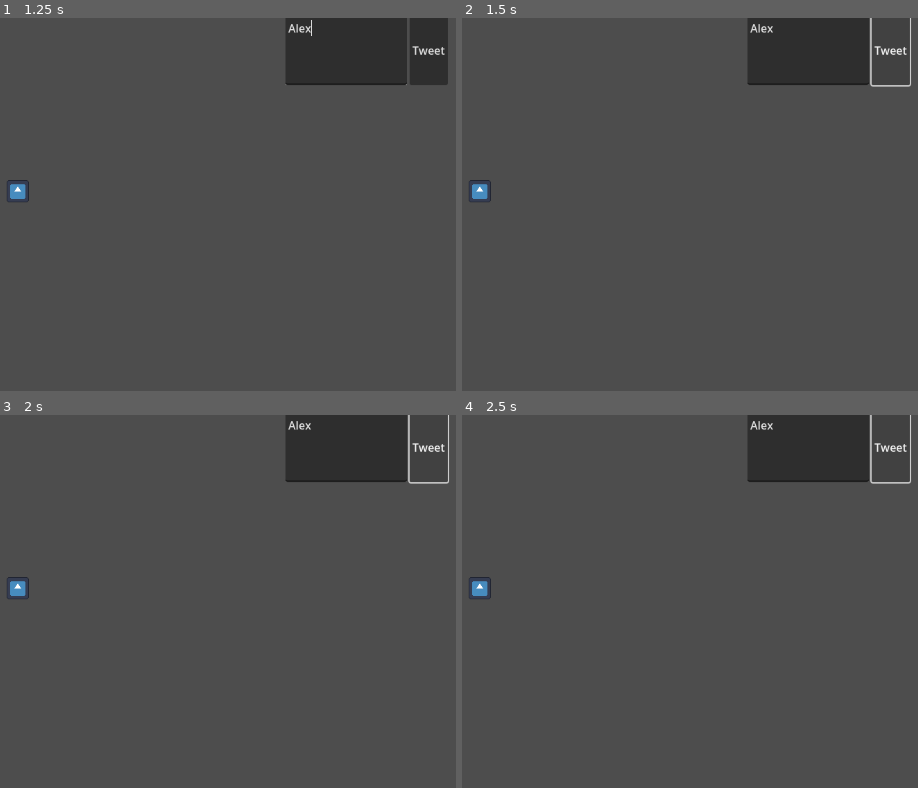
Above: before the commit, frames 1-4 (two rows, left to right).
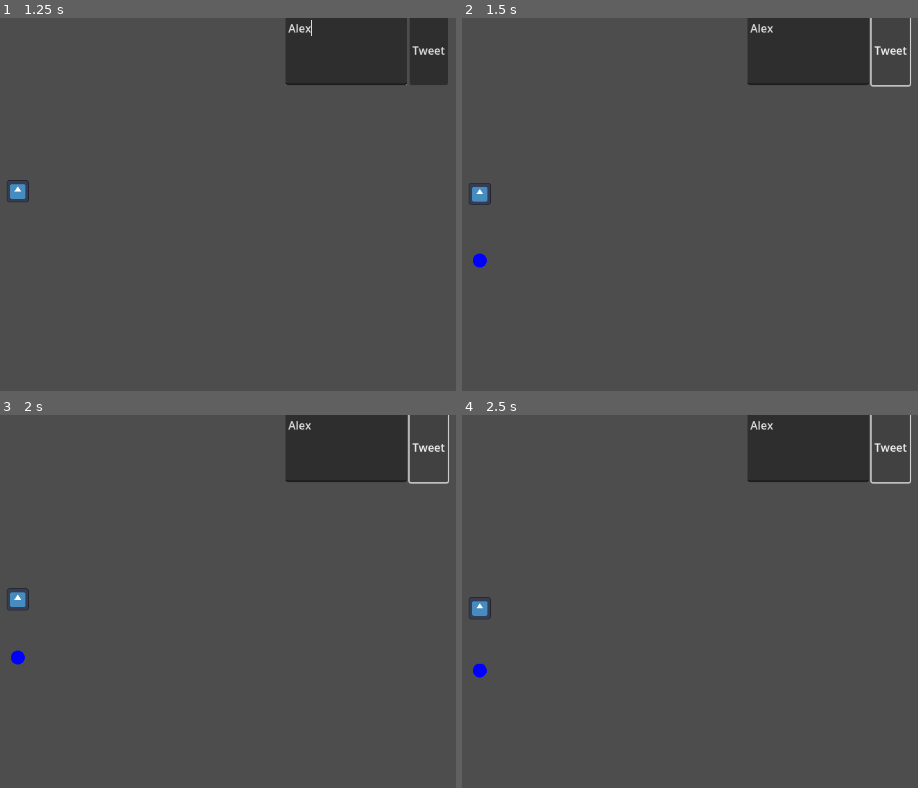
Above: after the commit, the same moments.

Repository: loiveli/FGJ2025
Game: Godot game, scene res://Root.tscn
Two runs of this game, one before a commit and one after it. Both use one fixed random seed, a clock stepped at 60 frames per second and the inputs below. The engine's default icon, where the game draws it, is replaced by a stand-in: a white triangle on a blue panel in a dark square.
Inputs (mouse positions are in pixels of both pictures, inside the frame that each line leads up to):
- Up to frame 1 (1.25 s): click (346, 51) at 0.52 s; type "Alex" at 0.6 s
- Up to frame 2 (1.5 s): click "Tweet" at 1.25 s
- Up to frame 3 (2 s): no input
- Up to frame 4 (2.5 s): click "Tweet" at 2 s

Frame 1 is identical in both runs. In frame 2, 0.2% of the frame differs, in the area x 1-7%, y 43-68%; in frame 3, 0.4%; in frame 4, 0.5%, in the area x 1-7%, y 43-71%.
Error before the commit: Trying to assign an array of type "Array" to a variable of type "Array[Similarity]". (res://api/api.gd:43)

Commit message:
Fix parsing errors

Diff:
--- a/api/api.gd
+++ b/api/api.gd
@@ -40,7 +40,7 @@
 
 @warning_ignore("unused_parameter")
 func _on_request_completed(result, response_code, headers, body):
-	var similarities: Array[Similarity] = _parse_response_json(body)
+	var similarities: Array = _parse_response_json(body)
 	similarity_response.emit(similarities)
 
 func _parse_response_json(body) -> Array:
--- a/tweet.gd
+++ b/tweet.gd
@@ -13,4 +13,4 @@
 	print(tweet)
 	var result = await API.get_similarity_async(tweet)
 	tweet_recieved.emit(result)
-	print("Tweet done: "+ result)
+	print("Tweet done: ", result)
